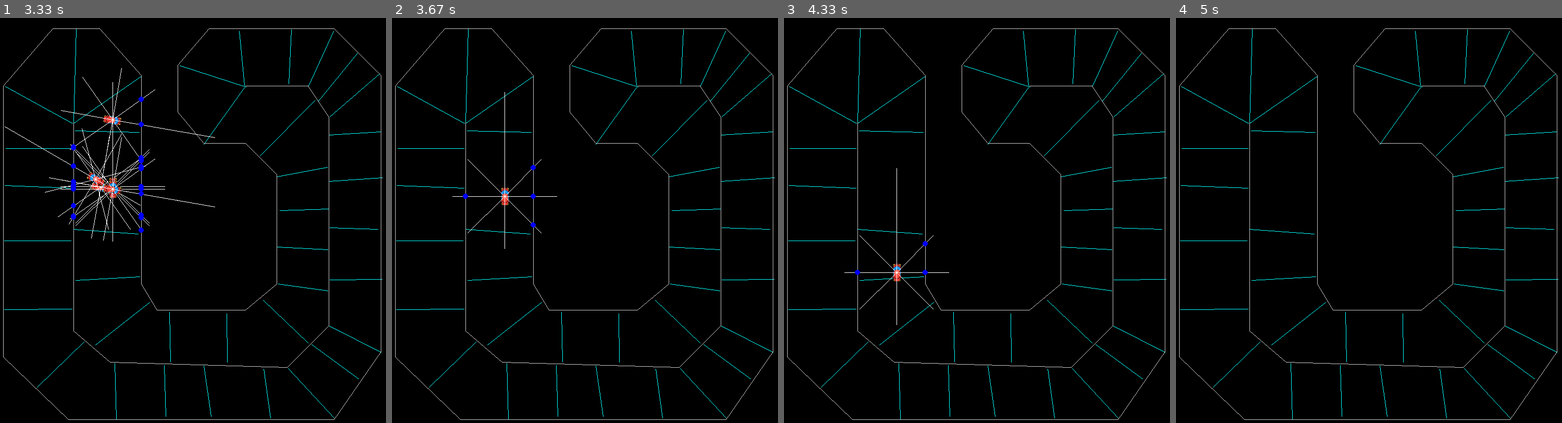
Above: before the commit, frames 1-4 (left to right).
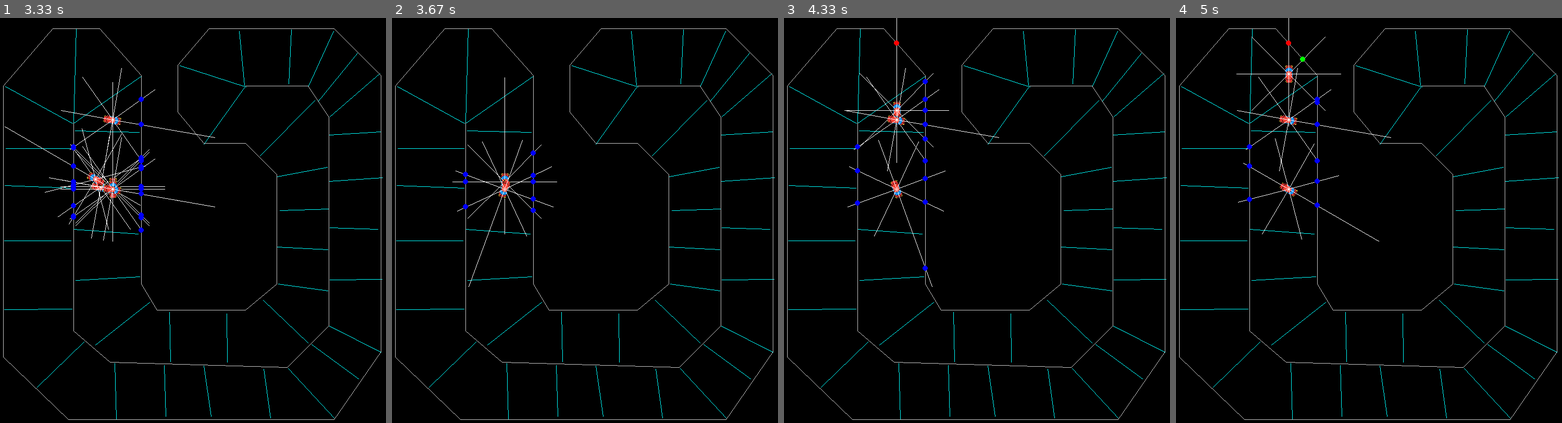
Above: after the commit, the same moments.

Repository: techwithtim/Pygame-Car-Racer
Game: pygame game, started from tutorial2-code/main.py
Same seed, same stepped clock (60 frames per second), same inputs: the game is played once before the commit and once after it.
Inputs:
- Up to frame 1 (3.33 s): no input
- Up to frame 2 (3.67 s): no input
- Up to frame 3 (4.33 s): no input
- Up to frame 4 (5 s): no input

Frame 1 is identical in both runs. In frame 2, 0.5% of the frame differs, in the area x 15-43%, y 14-67%; in frame 3, 0.9%, in the area x 15-56%, y 0-76%; in frame 4, 0.7%.

Commit message:
first product
the algorithm seems to work kinda meh,
the environment is fine just the algorithm needs more tweaks

Diff:
--- a/tutorial2-code/main.py
+++ b/tutorial2-code/main.py
@@ -251,7 +251,7 @@
 
 def create_next_generation(_car_scores_and_values):
     print("boom")
-    epsilon = 0.05
+    epsilon = 0.2
     _car_array = []
     if len(_car_scores_and_values) <= 1:
         return None
@@ -267,18 +267,20 @@
             second_values = values
     twi, tbi, tw1, tb1 = top_values
     swi, sbi, sw1, sb1 = second_values
+
+    _car_array.append(PlayerCar(100, 100, twi, tbi, tw1, tb1))
+    _car_array.append(PlayerCar(100, 100, swi, sbi, sw1, sb1))
+
     nwi = np.zeros((6, 8))
     nbi = np.zeros((1, 6))
     nw1 = np.zeros((4, 6))
     nb1 = np.zeros((1, 4))
-    print("TopG:", twi)
+    ratio = second_score/top_score
     need_to_mutate_wi = []
-    if top_score < 0:
-        epsilon = 0.9
     for y in range(len(twi[0])):
         for x in range(len(twi)):
             if abs(twi[x][y] - swi[x][y]) <= epsilon:
-                nwi[x][y] = twi[x][y]
+                nwi[x][y] = (1-ratio) * twi[x][y] + ratio * swi[x][y]
             else:
                 need_to_mutate_wi.append((x, y))
 
@@ -286,23 +288,24 @@
     for y in range(len(tw1[0])):
         for x in range(len(tw1)):
 
-            if np.random.random() > epsilon:  # abs(tw1[x][y] - sw1[x][y]) <= epsilon:
-
-                nw1[x][y] = tw1[x][y]
+            if abs(tw1[x][y] - sw1[x][y]) <= epsilon:
+
+                nw1[x][y] = (1-ratio) * tw1[x][y] + ratio * sw1[x][y]
             else:
                 need_to_mutate_w1.append((x, y))
 
     need_to_mutate_bi = []
     for y in range(len(tbi[0])):
-        if np.random.random() > epsilon:  # abs(tbi[0][y] - sbi[0][y]) <= epsilon:
-            nbi[0][y] = tbi[0][y]
+        if abs(tbi[0][y] - sbi[0][y]) <= epsilon:
+
+            nbi[0][y] = (1-ratio) * tbi[0][y] + ratio * sbi[0][y]
         else:
             need_to_mutate_bi.append(y)
 
     need_to_mutate_b1 = []
     for y in range(len(tb1[0])):
-        if np.random.random() > epsilon:
-            nb1[0][y] = tb1[0][y]  # + sb1[0][y]) / 2
+        if abs(tb1[0][y] - sbi[0][y]) <= epsilon:
+            nb1[0][y] = (1-ratio) * tb1[0][y] + ratio * sb1[0][y]
         else:
             need_to_mutate_b1.append(y)
 
